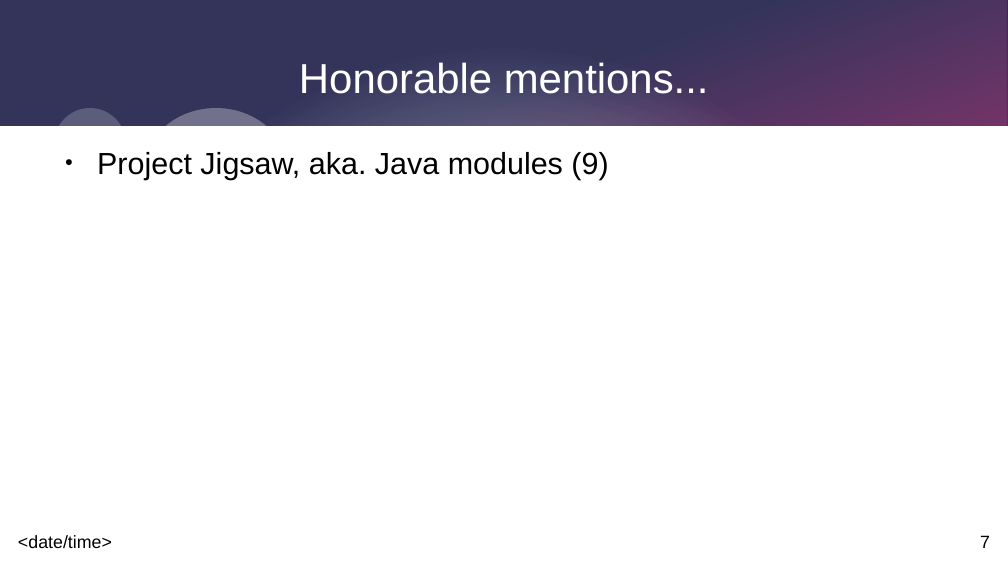
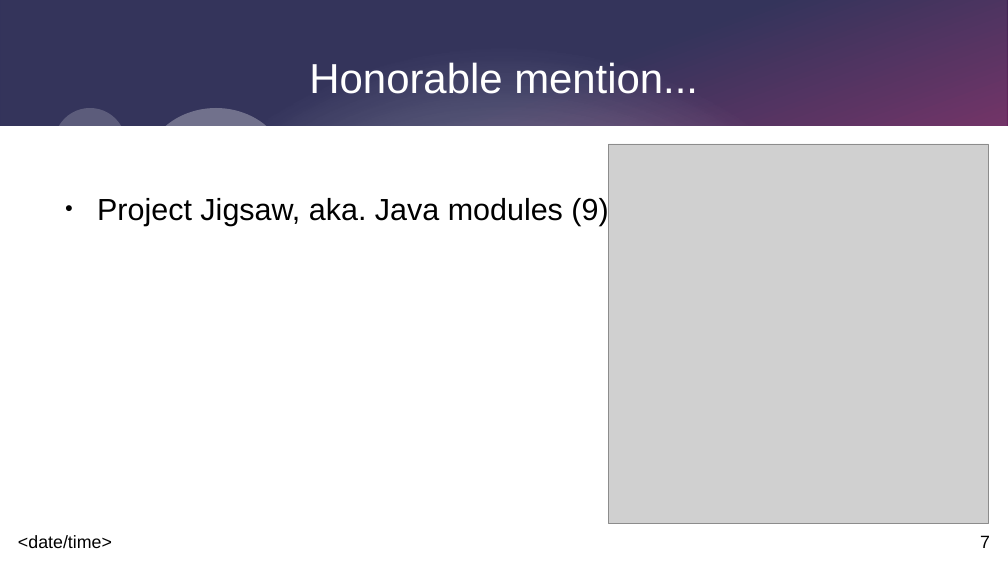
Before and after one commit to johnnyegel/Talk_JavaLatestAndGreatest, a slide deck: slide 7 of Presentation/JavaLatestAndGreatest.odp. Drawn at 1008x567 pixels with LibreOffice and Linux fonts; fonts in the diff are those of the drawing; grey boxes stand for pictures. Boxes give left, top, right and bottom in pixels: in the first picture for what was removed or moved away, otherwise in the second. Text is boxed around its words. In the diff, an @@ line names an element or a change of style, - is before the commit and + after.

```diff
--- a/Presentation/JavaLatestAndGreatest.odp
+++ b/Presentation/JavaLatestAndGreatest.odp
@@ title at bbox=[309, 62, 698, 94]: text changed @@
-Honorable mentions...
+Honorable mention...
@@ picture added at bbox=[609, 144, 989, 523] @@
@@ text "Project Jigsaw, aka. Java modules ...": place and size @@
-text "Project Jigsaw, aka. Java modules ..." at bbox=[97, 152, 608, 180]
+text "Project Jigsaw, aka. Java modules ..." at bbox=[97, 198, 608, 226]
```
Also in this commit, not shown: 6 other slides changed, 3 other files.
